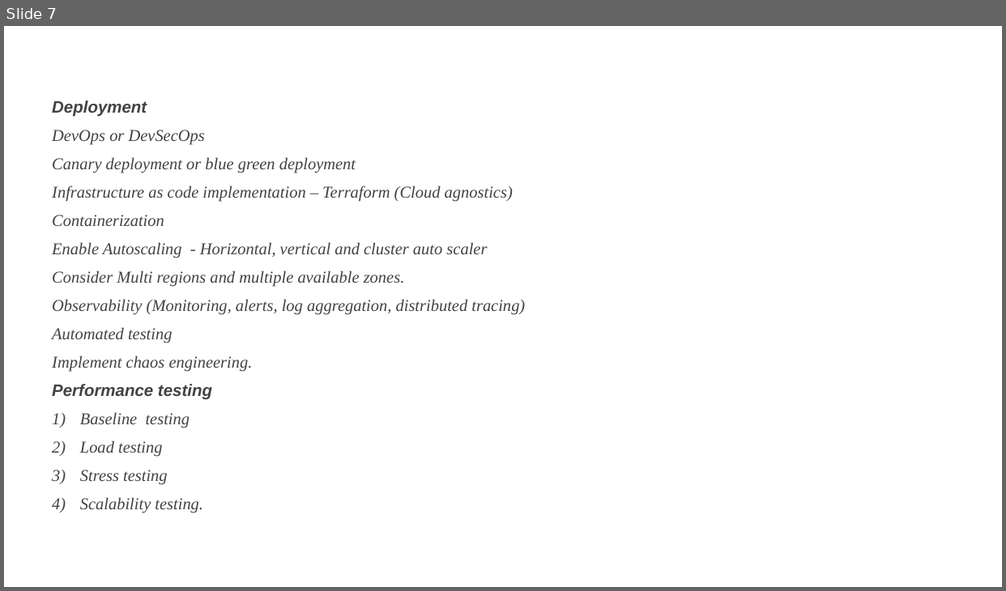
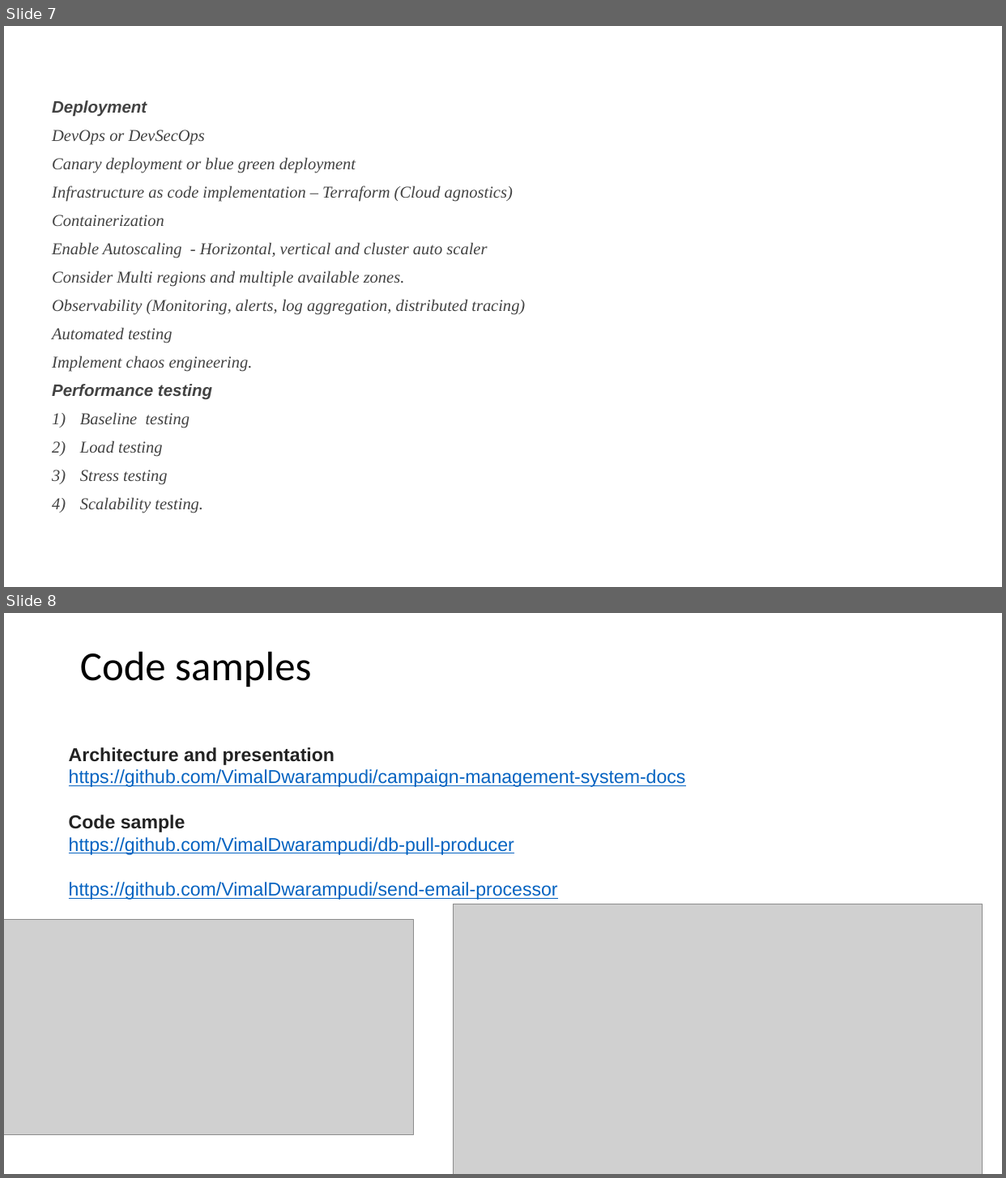
Before and after one commit to VimalDwarampudi/campaign-management-system-docs, a slide deck: Architecture-CampaignManagementSystem.pptx. Shown one above the other, each under a label of ours: slide 7 before the commit, slides 7 and 8 after it. The pictures are 1006x591 and 1006x1178 pixels, drawn with LibreOffice and Linux fonts; fonts in the diff are those of the drawing; grey boxes stand for pictures. Boxes give left, top, right and bottom in pixels: in the first picture for what was removed or moved away, otherwise in the second. Text is boxed around its words. In the diff, an @@ line names an element or a change of style, - is before the commit and + after.

Commit message:
added build and github info in ppt

```diff
--- a/Architecture-CampaignManagementSystem.pptx
+++ b/Architecture-CampaignManagementSystem.pptx
@@ slide 8 added at bbox=[4, 613, 1002, 1174], background #FFFFFF @@
@@ title added at bbox=[80, 651, 311, 688], 39.6 pt, text #000000 @@
+Code samples
@@ text added at bbox=[69, 747, 686, 900], 18 pt, text #0563C1, underline @@
+Architecture and presentation
+https://github.com/VimalDwarampudi/campaign-management-system-docs
+Code sample
+https://github.com/VimalDwarampudi/db-pull-producer
+https://github.com/VimalDwarampudi/send-email-processor
@@ picture added at bbox=[4, 920, 414, 1135] @@
@@ picture added at bbox=[454, 905, 982, 1174] @@
```
